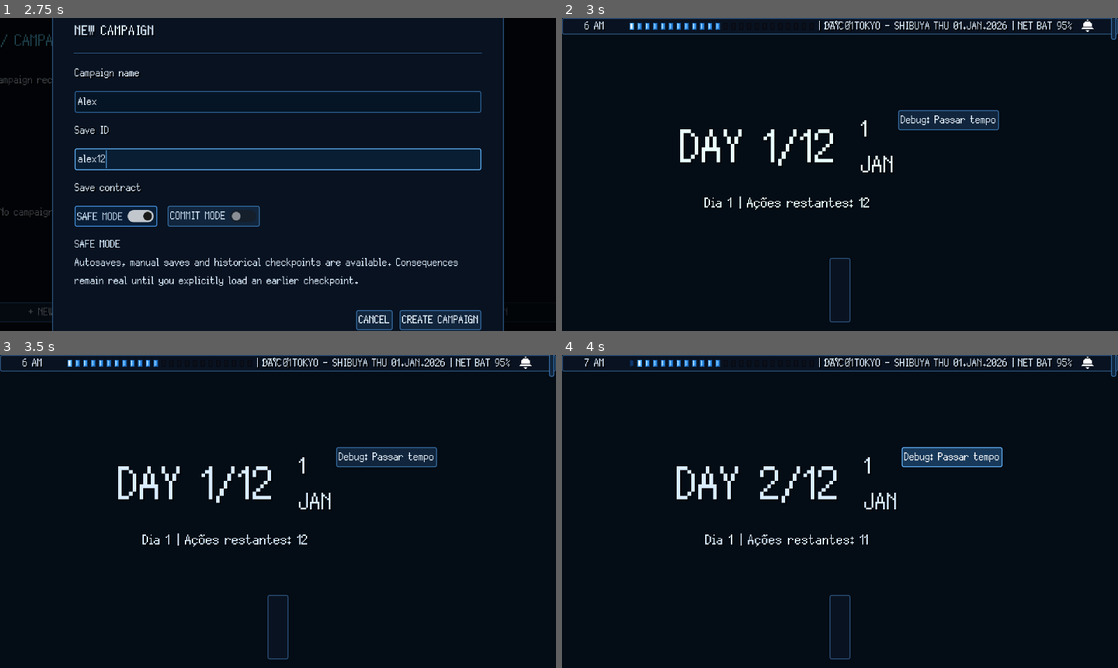
Above: before the commit, frames 1-4 (two rows, left to right).
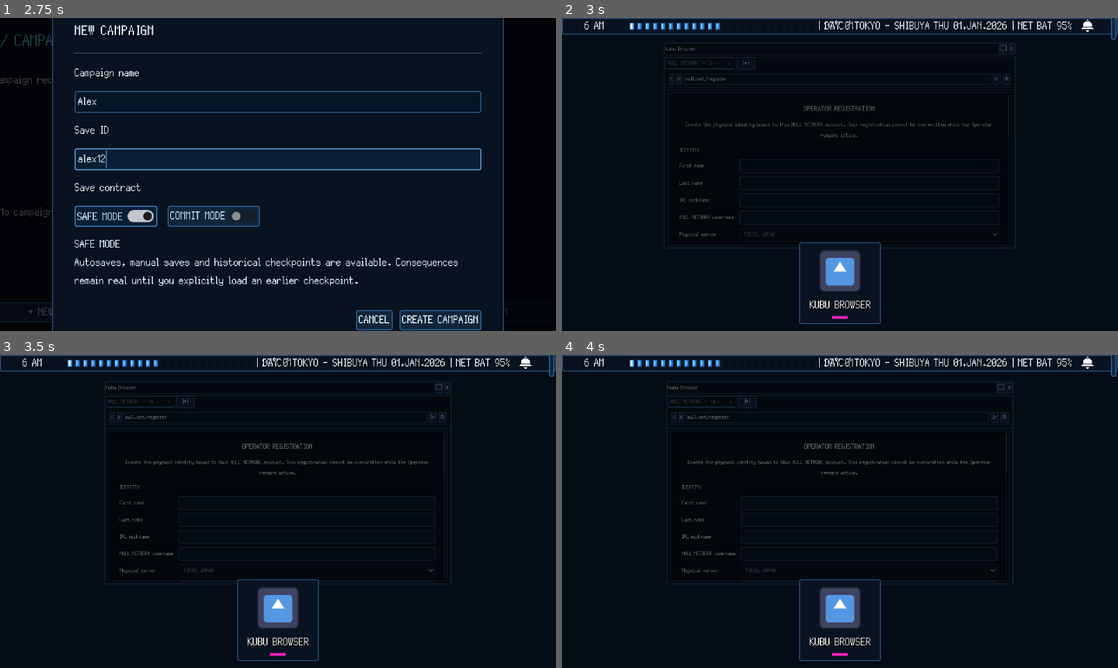
Above: after the commit, the same moments.

Repository: GYU-GAZE/NULL-NETWORK
Game: Godot game, scene res://core/bootstrap/bootstrap.tscn
Two runs of this game, one before a commit and one after it. Both use one fixed random seed, a clock stepped at 60 frames per second and the inputs below. The engine's default icon, where the game draws it, is replaced by a stand-in: a white triangle on a blue panel in a dark square.
Inputs (mouse positions are in pixels of both pictures, inside the frame that each line leads up to):
- Up to frame 1 (2.75 s): click "+ NEW CAMPAIGN" at 0.5 s; click (278, 102) at 1.27 s; type "Alex" at 1.35 s; click (278, 158) at 1.5 s; type "12" at 1.58 s; click "+ NEW CAMPAIGN" at 2 s
- Up to frame 2 (3 s): click "CREATE CAMPAIGN" at 2.75 s
- Up to frame 3 (3.5 s): no input
- Up to frame 4 (4 s): click "Debug: Passar tempo" at 3.5 s

Frame 1 is identical in both runs. In frame 2, 5.3% of the frame differs, in the area x 18-82%, y 8-98%; in frame 3, 5.7%; in frame 4, 5.8%, in the area x 4-82%, y 1-98%.

Commit message:
content(social): attach social content catalog

Diff:
--- a/data/content/game_content_catalog.tres
+++ b/data/content/game_content_catalog.tres
@@ -48,6 +48,7 @@
 [ext_resource type="Resource" path="res://data/content/incidents/akihabara_aquarium_relay.tres" id="48_aquarium_incident"]
 [ext_resource type="Resource" path="res://data/content/dialogues/akihabara_aquarium_relay.tres" id="49_aquarium_dialogue"]
 [ext_resource type="Resource" path="res://data/content/npcs/npc_catalog.tres" id="50_npc_catalog"]
+[ext_resource type="Resource" path="res://data/content/social/social_content_catalog.tres" id="51_social_catalog"]
 
 [resource]
 script = ExtResource("1_catalog")
@@ -62,6 +63,7 @@
 app_catalog = ExtResource("11_app_catalog")
 locations = Array[ExtResource("14_location_type")]([ExtResource("15_akihabara"), ExtResource("35_residential"), ExtResource("36_high_school"), ExtResource("37_corporate")])
 npc_catalog = ExtResource("50_npc_catalog")
+social_catalog = ExtResource("51_social_catalog")
 dialogues = Array[ExtResource("30_dialogue_type")]([ExtResource("29_welcome_dialogue"), ExtResource("49_aquarium_dialogue")])
 story_event_catalog = ExtResource("28_story_events")
 lead_catalog = ExtResource("46_lead_catalog")
